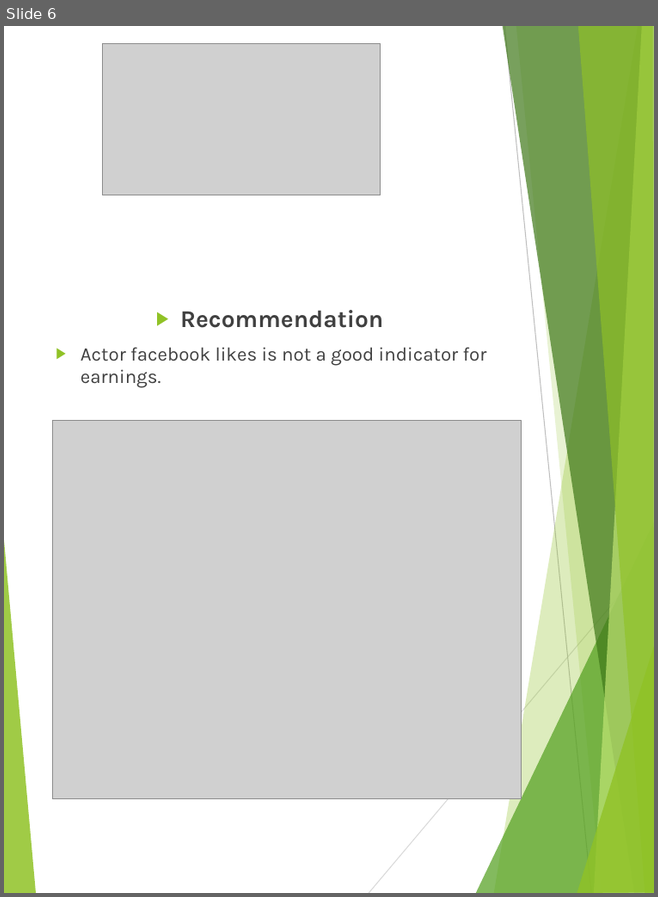
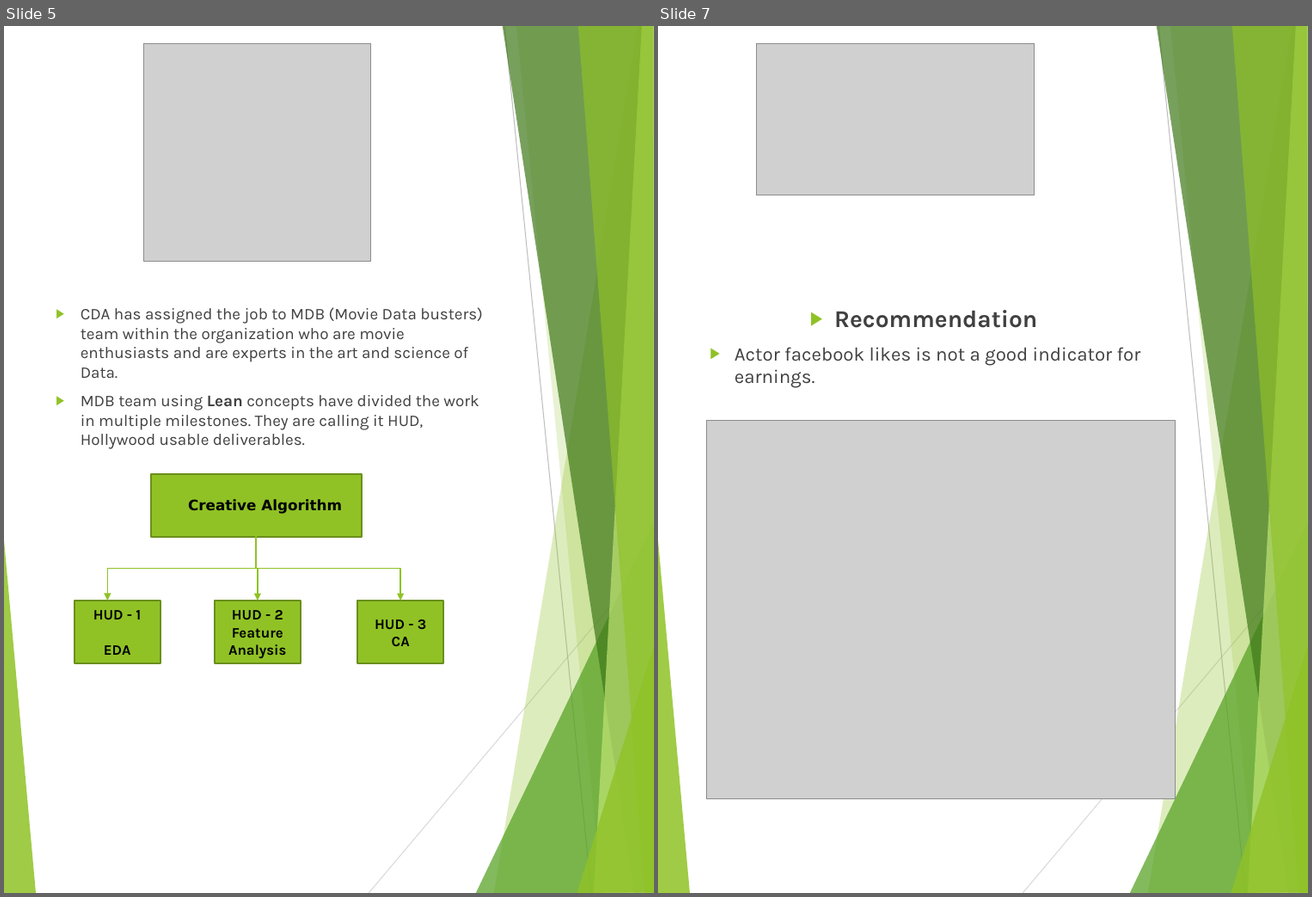
Before and after one commit to williar01/Hollywood---Project, a slide deck: Documentation/MovieS.pptx. Shown side by side, each under a label of ours: slide 6 before the commit, slides 5 and 7 after it; the slides between them are not shown. The pictures are 658x897 and 1312x897 pixels, drawn with LibreOffice and Linux fonts; fonts in the diff are those of the drawing; grey boxes stand for pictures. Boxes give left, top, right and bottom in pixels: in the first picture for what was removed or moved away, otherwise in the second. Text is boxed around its words. In the diff, an @@ line names an element or a change of style, - is before the commit and + after.

Commit message:
Added Lean concept slide

```diff
--- a/Documentation/MovieS.pptx
+++ b/Documentation/MovieS.pptx
@@ slide 5 added at <box>4,26,654,893</box>, background #FFFFFF; not listed: 10 template elements that a slide beside it also shows @@
@@ picture added at <box>143,43,370,261</box> @@
@@ text added at <box>81,307,483,449</box>, 13.5 pt, text #404040 @@
+▶ CDA has assigned the job to MDB (Movie Data busters) team within the organization who are movie enthusiasts and are experts in the art and science of Data.
+▶ MDB team using Lean concepts have divided the work in multiple milestones. They are calling it HUD, Hollywood usable deliverables.
@@ rectangle added at <box>151,474,362,537</box>, fill #90C226, outline #6B901C 1.5 pt @@
@@ text added at <box>188,499,342,514</box>, 12 pt, text #000000, bold @@
+Creative Algorithm
@@ elbow arrow added from (256, 537) to (107, 600), #90C226 1 pt @@
@@ elbow arrow added from (256, 537) to (257, 600), #90C226 1 pt @@
@@ elbow arrow added from (256, 537) to (401, 600), #90C226 1 pt @@
@@ rectangle added at <box>75,600,160,663</box>, fill #90C226, outline #6B901C 1.5 pt, 12 pt, text #000000, bold @@
+HUD - 1
+EDA
@@ rectangle added at <box>215,600,301,663</box>, fill #90C226, outline #6B901C 1.5 pt, 12 pt, text #000000, bold @@
+HUD - 2
+Feature Analysis
@@ rectangle added at <box>357,600,443,663</box>, fill #90C226, outline #6B901C 1.5 pt, 12 pt, text #000000, bold @@
+HUD - 3
+CA
@@ what was slide 6 is now slide 7 @@
```
Also in this commit, not shown: 3 slides changed.
